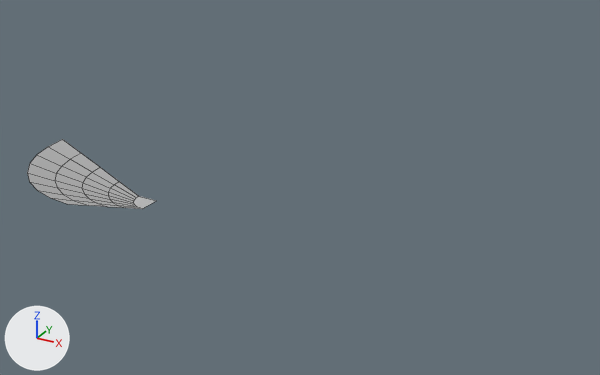
A saved change to the FBX model DrBounce-UnityProject/Assets/Art/Models/Environment/walltoppanelcorner.fbx.
Before and after are seen from a camera (50 mm lens) standing at (2.38, -2.88, 3.51) and looking at (0.5, 0.53, 1.81). The axes (+X, +Y, +Z) are drawn at lower left. The lights are the same throughout. Mesh edges are drawn as thin lines. Where no turn or scale is listed for an object, it has been applied to the vertices.

Before the edit, the objects in view are built like this:
```python
me_mesh = bpy.data.meshes.new('Mesh')
me_mesh.from_pydata(...)  # 46 vertices, 33 faces; spans x -0.574..0.0, y -0.574..0.0, z 1.836..2.05
me_mesh.materials.append(mat_lambert1)  # grey #bcbcbc
ob_walltoppanelcorner = bpy.data.objects.new('walltoppanelcorner', me_mesh)
ob_walltoppanelcorner.location = (0.0, 0.0, 0.0)
```
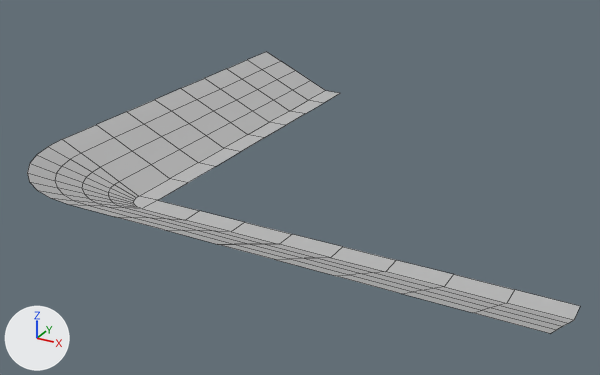
What changed in the scene script:
```text
Change me_mesh:
    used by ob_walltoppanelcorner; location = (0.0, 0.0, 0.0)
    remove me_mesh.from_pydata(...)  # 46 vertices, 33 faces; spans x -0.574..0.0, y -0.574..0.0, z 1.836..2.05
    add me_mesh.from_pydata(...)  # 142 vertices, 113 faces; spans x -0.574..2.0, y -0.574..2.0, z 1.836..2.05
    me_mesh part 1
    1 vertex is removed from x 0.0, y 0.0, z 1.836
    1 face is deleted
    1 vertex is added at (0.005, 0.005, 1.836)
    5 new vertices lie (0.0, 0.25, 0.0) away from vertices in x -0.574..-0.108, y 0.0, z 1.836..2.05
    5 new vertices lie (0.0, 0.25, 0.0) away from vertices in x -0.574..-0.108, y 0.25, z 1.836..2.05
    5 new vertices lie (0.0, 0.25, 0.0) away from vertices in x -0.574..-0.108, y 0.5, z 1.836..2.05
    5 new vertices lie (0.0, 0.25, 0.0) away from vertices in x -0.574..-0.108, y 0.75, z 1.836..2.05
    5 new vertices lie (0.0, 0.25, 0.0) away from vertices in x -0.574..-0.108, y 1.0, z 1.836..2.05
    5 new vertices lie (0.113, 0.0, 0.0) away from vertices in x -0.108, y 0.25..1.25, z 1.836
    6 new vertices lie (0.0, 0.25, 0.0) away from vertices in x -0.574..0.005, y 1.25, z 1.836..2.05
    6 new vertices lie (0.0, 0.25, 0.0) away from vertices in x -0.574..0.005, y 1.5, z 1.836..2.05
    6 new vertices lie (0.0, 0.25, 0.0) away from vertices in x -0.574..0.005, y 1.75, z 1.836..2.05
    5 new vertices lie (0.25, 0.0, 0.0) away from vertices in x 0.0, y -0.574..-0.108, z 1.836..2.05
    5 new vertices lie (0.25, 0.0, 0.0) away from vertices in x 0.25, y -0.574..-0.108, z 1.836..2.05
    5 new vertices lie (0.25, 0.0, 0.0) away from vertices in x 0.5, y -0.574..-0.108, z 1.836..2.05
    5 new vertices lie (0.25, 0.0, 0.0) away from vertices in x 0.75, y -0.574..-0.108, z 1.836..2.05
    5 new vertices lie (0.25, 0.0, 0.0) away from vertices in x 1.0, y -0.574..-0.108, z 1.836..2.05
    5 new vertices lie (0.0, 0.113, 0.0) away from vertices in x 0.25..1.25, y -0.108, z 1.836
    6 new vertices lie (0.25, 0.0, 0.0) away from vertices in x 1.25, y -0.574..0.005, z 1.836..2.05
    6 new vertices lie (0.25, 0.0, 0.0) away from vertices in x 1.5, y -0.574..0.005, z 1.836..2.05
    6 new vertices lie (0.25, 0.0, 0.0) away from vertices in x 1.75, y -0.574..0.005, z 1.836..2.05
    81 new faces join them
```

Changed parts and their boxes [x1, y1, x2, y2] in the pictures (600 x 375 px):
'walltoppanelcorner', reshaped (326% wider, 297% taller): before [27, 139, 156, 209]; after [27, 52, 580, 333]
part 1 of me_mesh, built on: before [135, 196, 156, 209]; after [63, 52, 580, 333]
